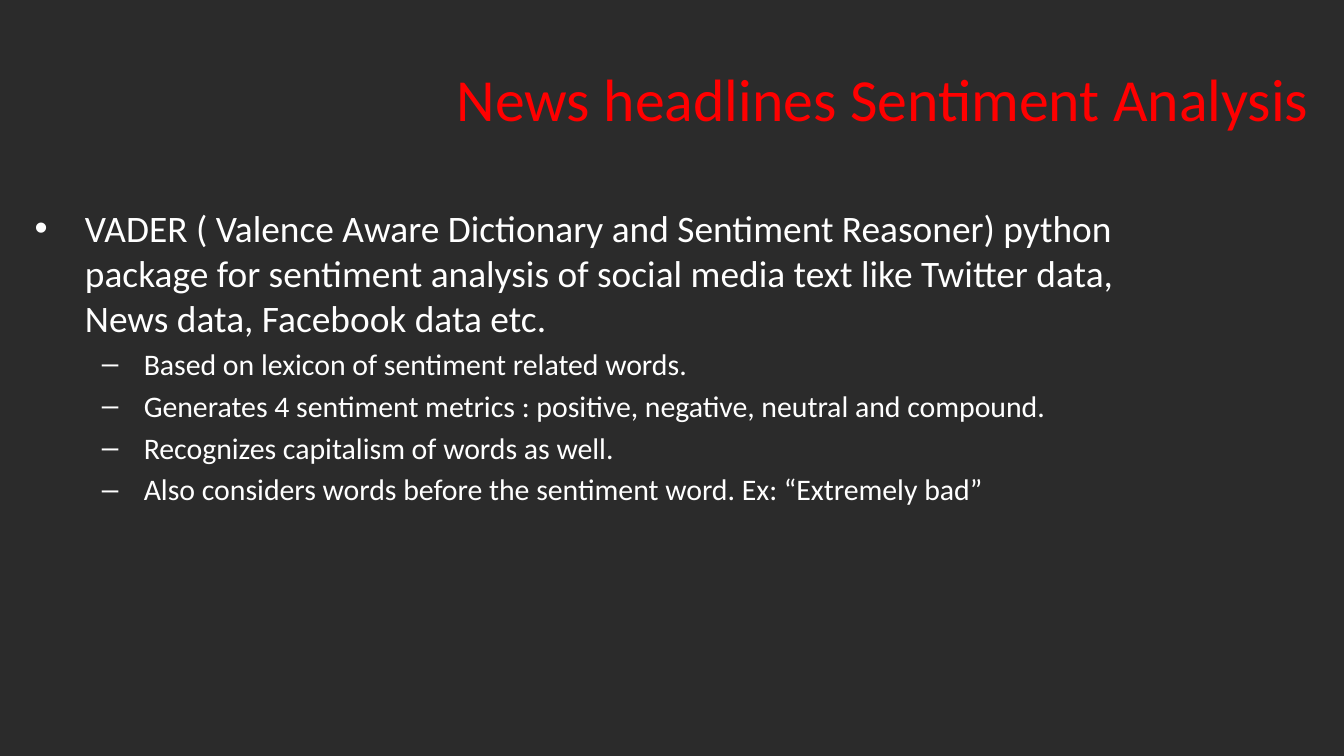
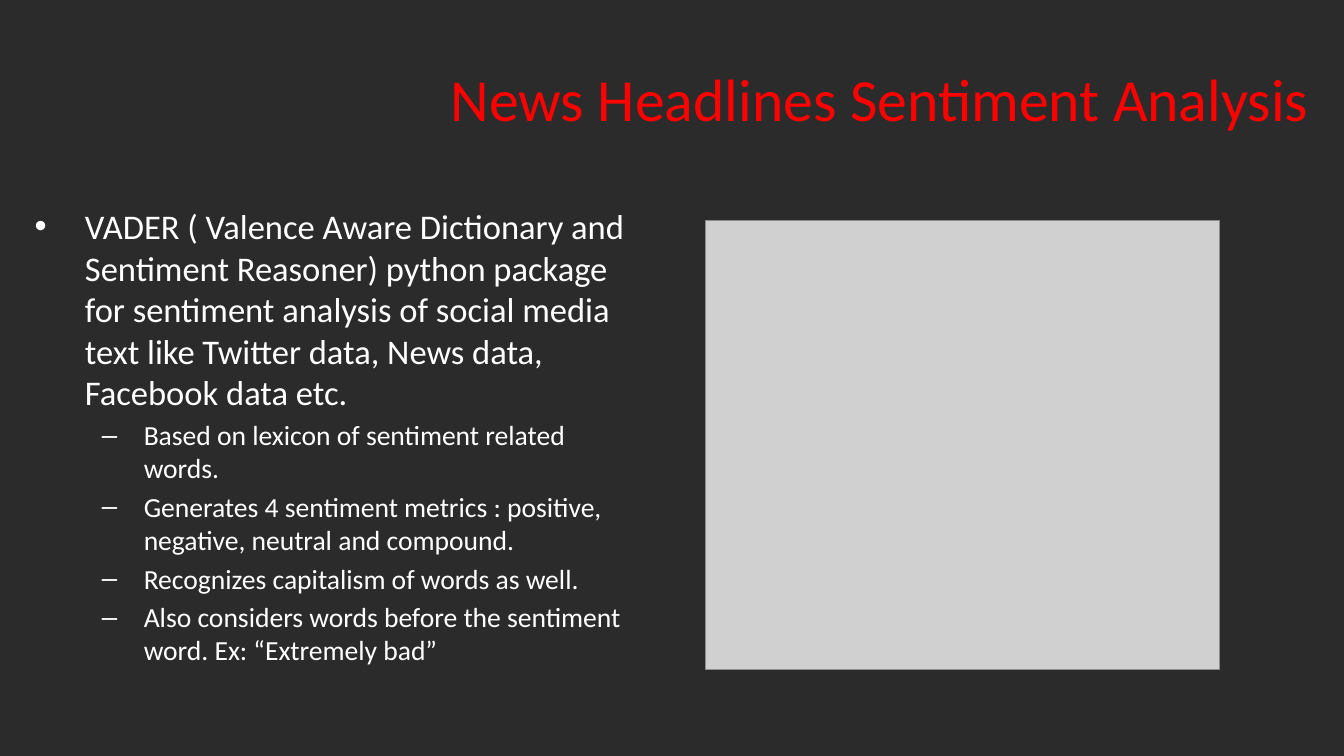
Before and after one commit to arundhathi-patil/ISM-6390-Data-Science-Project, a slide deck: slide 5 of DSP Presentation.pptx (slide 3 before the commit). Drawn at 1344x756 pixels with LibreOffice and Linux fonts; fonts in the diff are those of the drawing; grey boxes stand for pictures; background and template pictures are left out; a plain dark background stands for a picture behind light text. Boxes give left, top, right and bottom in pixels: in the first picture for what was removed or moved away, otherwise in the second. Text is boxed around its words. In the diff, an @@ line names an element or a change of style, - is before the commit and + after.

```diff
--- a/DSP Presentation.pptx
+++ b/DSP Presentation.pptx
@@ title at <box>451,79,1308,131</box>: text changed @@
-News headlines Sentiment Analysis
+News Headlines Sentiment Analysis
@@ text "VADER ( Valence Aware Dictionary ..." at <box>85,215,624,665</box>: size 20 to 18.5 pt in "VADER ( Valence Aware Dictionary and Sentiment ..."; size 16 to 14.8 pt in "Based on lexicon of sentiment related words.", "Generates 4 sentiment metrics : positive, negative, ...", "Recognizes capitalism of words as well.", "Also considers words before the sentiment word. ..." @@
@@ picture added at <box>706,220,1220,669</box> @@
```
Also in this commit, not shown: 4 other slides changed, 4 slides added, 1 slide removed.
